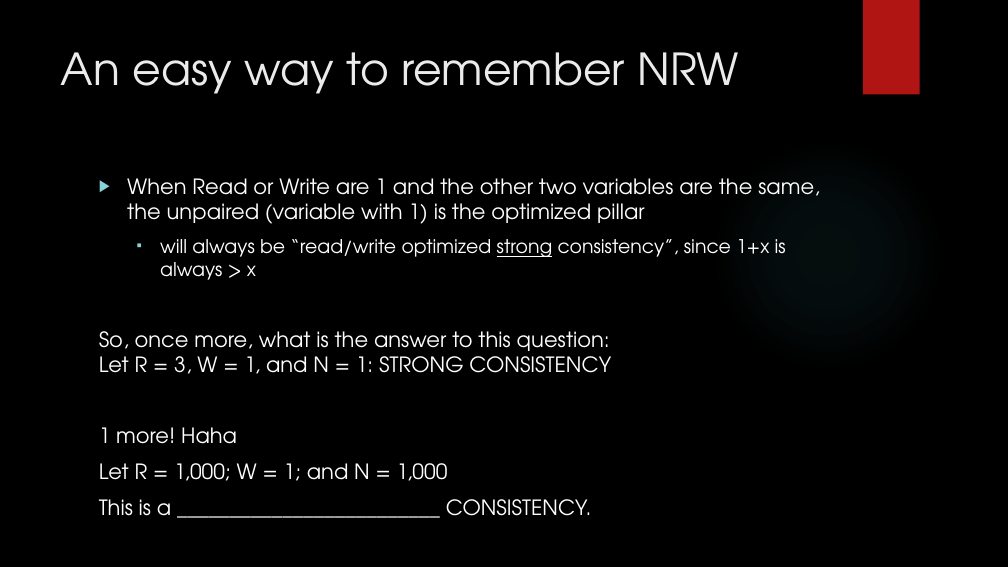
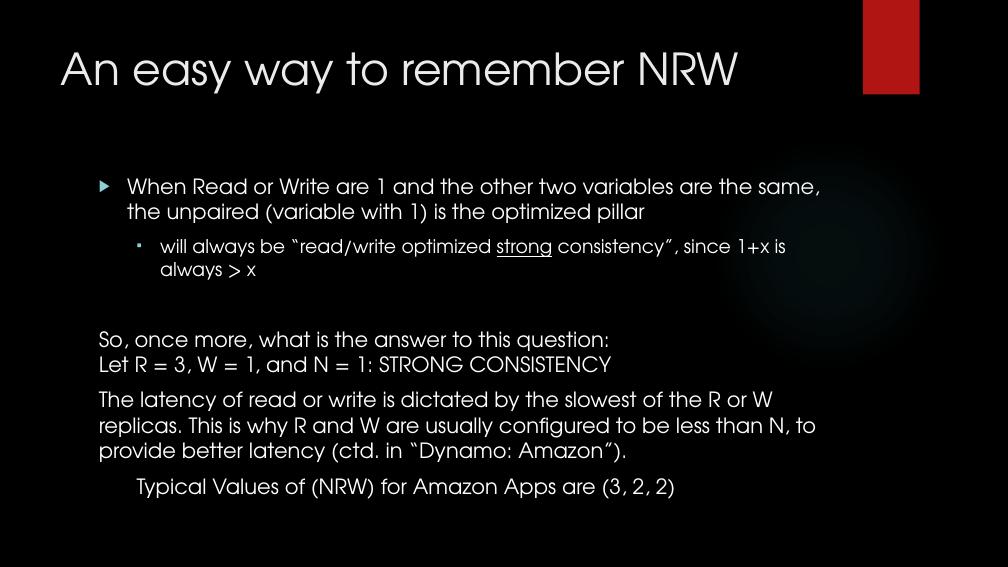
Before and after one commit to MaxWOU/cs364pptx, a slide deck: slide 11 of group6slidshow.pptx. Drawn at 1008x567 pixels with LibreOffice and Linux fonts; fonts in the diff are those of the drawing; background and template pictures are left out. Boxes give left, top, right and bottom in pixels: in the first picture for what was removed or moved away, otherwise in the second. Text is boxed around its words. In the diff, an @@ line names an element or a change of style, - is before the commit and + after.

```diff
--- a/group6slidshow.pptx
+++ b/group6slidshow.pptx
@@ text at (x1=99, y1=391, x2=816, y2=499): text changed @@
-1 more! Haha
-Let R = 1,000; W = 1; and N = 1,000
-This is a _________________________ CONSISTENCY.
+The latency of read or write is dictated by the slowest of the R or W replicas. This is why R and W are usually configured to be less than N, to provide better latency (ctd. in “Dynamo: Amazon”).
+Typical Values of (NRW) for Amazon Apps are (3, 2, 2)
```
Also in this commit, not shown: 1 other slide changed, 3 slides removed.
